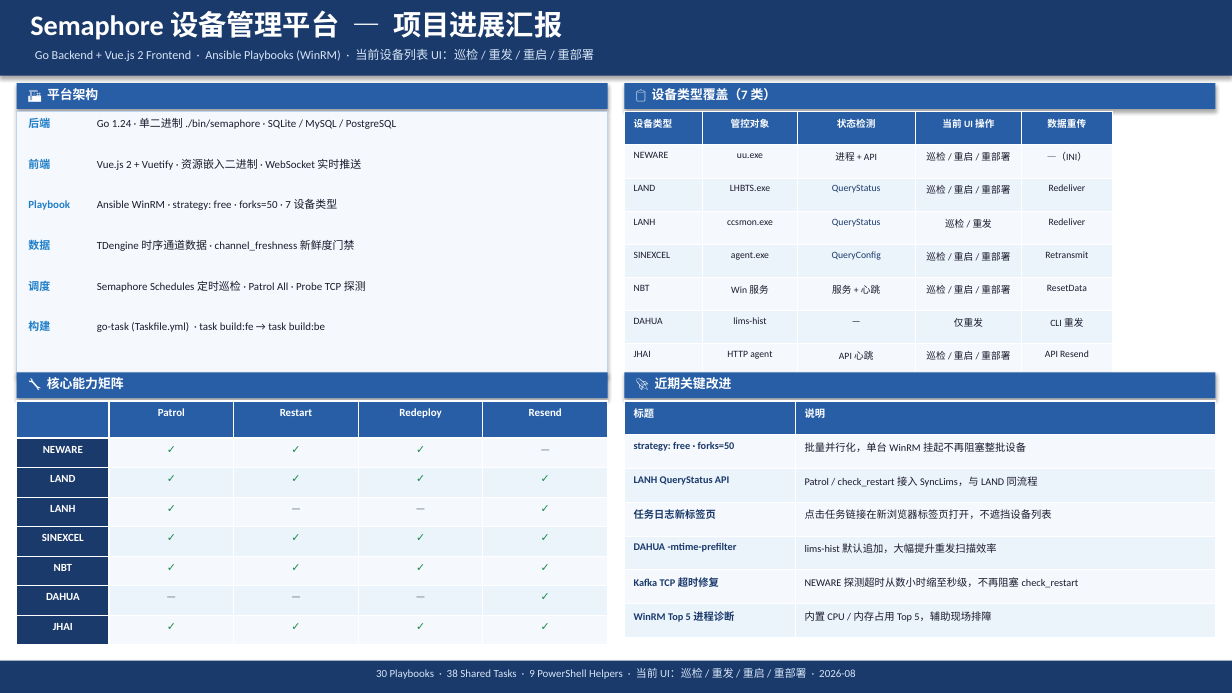
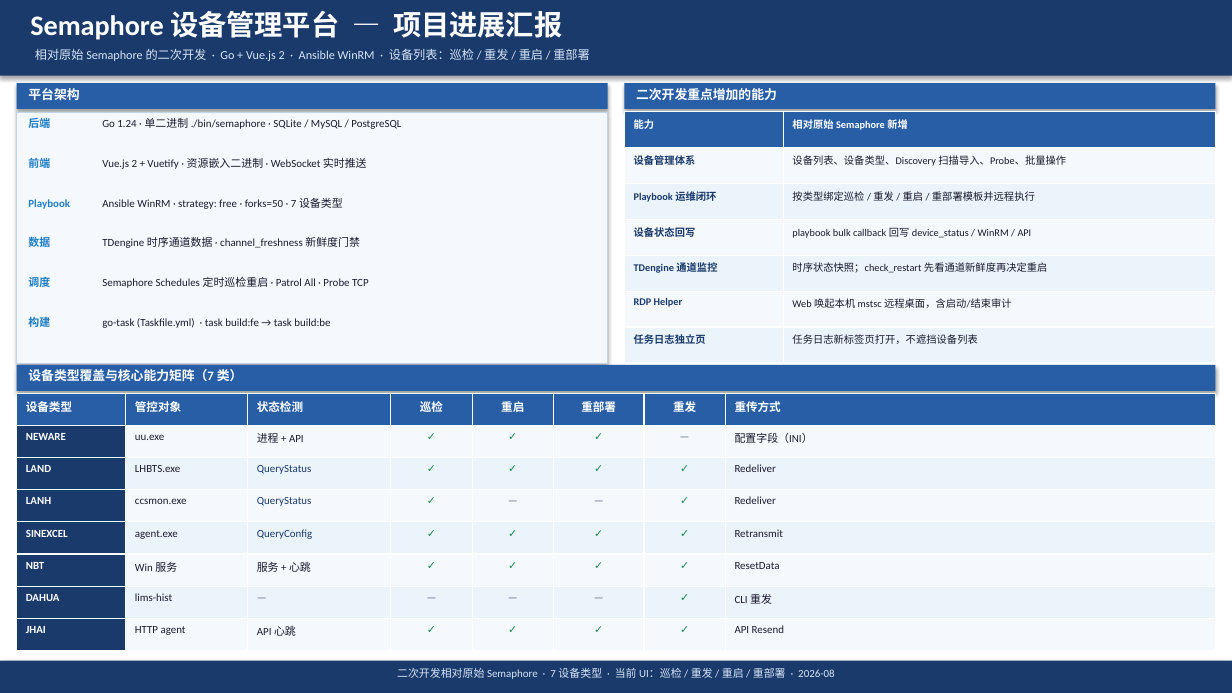
Before and after one commit to alwaysneedlearn/semaphore, a slide deck: slide 1 of docs/slides/semaphore_project_status.pptx. Drawn at 1232x693 pixels with LibreOffice and Linux fonts; fonts in the diff are those of the drawing. Boxes give left, top, right and bottom in pixels: in the first picture for what was removed or moved away, otherwise in the second. Text is boxed around its words. In the diff, an @@ line names an element or a change of style, - is before the commit and + after.

```diff
--- a/docs/slides/semaphore_project_status.pptx
+++ b/docs/slides/semaphore_project_status.pptx
@@ text at bbox=[35, 49, 589, 61]: text changed @@
-Go Backend + Vue.js 2 Frontend · Ansible Playbooks (WinRM) · 当前设备列表 UI：巡检 / 重发 / 重启 / 重部署
+相对原始 Semaphore 的二次开发 · Go + Vue.js 2 · Ansible WinRM · 设备列表：巡检 / 重发 / 重启 / 重部署
@@ text at bbox=[28, 88, 79, 100]: text changed @@
-🏗 平台架构
+平台架构
@@ text at bbox=[636, 88, 777, 100]: text changed @@
-📋 设备类型覆盖（7 类）
+二次开发重点增加的能力
@@ rectangle: place and size @@
-rectangle at bbox=[17, 112, 608, 377]
+rectangle at bbox=[17, 112, 608, 363]
@@ text "Go 1.24 · 单二进制 ./bin/semaphore ...": place and size @@
-text "Go 1.24 · 单二进制 ./bin/semaphore ..." at bbox=[97, 118, 396, 129]
+text "Go 1.24 · 单二进制 ./bin/semaphore ..." at bbox=[102, 118, 401, 129]
@@ table at bbox=[625, 112, 1216, 363] @@
-设备类型 | 管控对象 | 状态检测 | 当前 UI 操作 | 数据重传
-NEWARE | uu.exe | 进程 + API | 巡检 / 重启 / 重部署 | —（INI）
-LAND | LHBTS.exe | QueryStatus | 巡检 / 重启 / 重部署 | Redeliver
-LANH | ccsmon.exe | QueryStatus | 巡检 / 重发 | Redeliver
-SINEXCEL | agent.exe | QueryConfig | 巡检 / 重启 / 重部署 | Retransmit
-NBT | Win 服务 | 服务 + 心跳 | 巡检 / 重启 / 重部署 | ResetData
-DAHUA | lims-hist | — | 仅重发 | CLI 重发
-JHAI | HTTP agent | API 心跳 | 巡检 / 重启 / 重部署 | API Resend
+能力 | 相对原始 Semaphore 新增
+设备管理体系 | 设备列表、设备类型、Discovery 扫描导入、Probe、批量操作
+Playbook 运维闭环 | 按类型绑定巡检 / 重发 / 重启 / 重部署模板并远程执行
+设备状态回写 | playbook bulk callback 回写 device_status / WinRM / API
+TDengine 通道监控 | 时序状态快照；check_restart 先看通道新鲜度再决定重启
+RDP Helper | Web 唤起本机 mstsc 远程桌面，含启动/结束审计
+任务日志独立页 | 任务日志新标签页打开，不遮挡设备列表
@@ table: place and size @@
-table at bbox=[625, 112, 1113, 377]
+table at bbox=[625, 112, 1216, 363]
@@ text "Vue.js 2 + Vuetify · ...": place and size @@
-text "Vue.js 2 + Vuetify · ..." at bbox=[97, 159, 361, 170]
+text "Vue.js 2 + Vuetify · ..." at bbox=[102, 158, 367, 169]
@@ text "Ansible WinRM · strategy: free ...": place and size @@
-text "Ansible WinRM · strategy: free ..." at bbox=[97, 199, 338, 210]
+text "Ansible WinRM · strategy: free ..." at bbox=[102, 198, 343, 209]
@@ text "TDengine 时序通道数据 · channel_freshness 新鲜度门禁": place and size @@
-text "TDengine 时序通道数据 · channel_freshness 新鲜度门禁" at bbox=[97, 240, 355, 251]
+text "TDengine 时序通道数据 · channel_freshness 新鲜度门禁" at bbox=[102, 237, 360, 248]
@@ text "调度": place and size @@
-text "调度" at bbox=[28, 279, 50, 294]
+text "调度" at bbox=[28, 275, 50, 290]
@@ text at bbox=[102, 277, 369, 288]: text changed @@
-Semaphore Schedules 定时巡检 · Patrol All · Probe TCP 探测
+Semaphore Schedules 定时巡检重启 · Patrol All · Probe TCP
@@ text "构建": place and size @@
-text "构建" at bbox=[28, 319, 50, 334]
+text "构建" at bbox=[28, 315, 50, 330]
@@ text "go-task (Taskfile.yml) · task build:fe ...": place and size @@
-text "go-task (Taskfile.yml) · task build:fe ..." at bbox=[97, 322, 325, 332]
+text "go-task (Taskfile.yml) · task build:fe ..." at bbox=[102, 318, 330, 328]
@@ rectangle: place and size @@
-rectangle at bbox=[17, 372, 608, 398]
+rectangle at bbox=[17, 365, 1215, 391]
@@ text at bbox=[28, 369, 243, 381]: text changed @@
-🔧 核心能力矩阵
+设备类型覆盖与核心能力矩阵（7 类）
@@ rectangle removed at bbox=[625, 372, 1216, 398] @@
@@ text removed at bbox=[655, 377, 732, 389] @@
-🚀 近期关键改进
@@ table at bbox=[17, 394, 1215, 651] @@
-column 1:  | NEWARE | LAND | LANH | SINEXCEL | NBT | DAHUA | JHAI
-column 2: Patrol | ✓ | ✓ | ✓ | ✓ | ✓ | — | ✓
-column 3: Restart | ✓ | ✓ | — | ✓ | ✓ | — | ✓
-column 4: Redeploy | ✓ | ✓ | — | ✓ | ✓ | — | ✓
-column 5: Resend | — | ✓ | ✓ | ✓ | ✓ | ✓ | ✓
+column 1: 设备类型 | NEWARE | LAND | LANH | SINEXCEL | NBT | DAHUA | JHAI
+column 2: 管控对象 | uu.exe | LHBTS.exe | ccsmon.exe | agent.exe | Win 服务 | lims-hist | HTTP agent
+column 3: 状态检测 | 进程 + API | QueryStatus | QueryStatus | QueryConfig | 服务 + 心跳 | — | API 心跳
+column 4: 巡检 | ✓ | ✓ | ✓ | ✓ | ✓ | — | ✓
+column 5: 重启 | ✓ | ✓ | — | ✓ | ✓ | — | ✓
+column 6: 重部署 | ✓ | ✓ | — | ✓ | ✓ | — | ✓
+column 7: 重发 | — | ✓ | ✓ | ✓ | ✓ | ✓ | ✓
+column 8: 重传方式 | 配置字段（INI） | Redeliver | Redeliver | Retransmit | ResetData | CLI 重发 | API Resend
@@ table: place and size @@
-table at bbox=[17, 401, 608, 638]
+table at bbox=[17, 394, 1215, 651]
@@ table removed at bbox=[625, 401, 1216, 638], 7 rows, 2 columns @@
-标题 | 说明
-strategy: free · forks=50 | 批量并行化，单台 WinRM 挂起不再阻塞整批设备
-LANH QueryStatus API | Patrol / check_restart 接入 SyncLims，与 LAND 同流程
-任务日志新标签页 | 点击任务链接在新浏览器标签页打开，不遮挡设备列表
-DAHUA -mtime-prefilter | lims-hist 默认追加，大幅提升重发扫描效率
-Kafka TCP 超时修复 | NEWARE 探测超时从数小时缩至秒级，不再阻塞 check_restart
-WinRM Top 5 进程诊断 | 内置 CPU / 内存占用 Top 5，辅助现场排障
@@ text at bbox=[397, 668, 835, 679]: text changed @@
-30 Playbooks · 38 Shared Tasks · 9 PowerShell Helpers · 当前 UI：巡检 / 重发 / 重启 / 重部署 · 2026-08
+二次开发相对原始 Semaphore · 7 设备类型 · 当前 UI：巡检 / 重发 / 重启 / 重部署 · 2026-08
```
